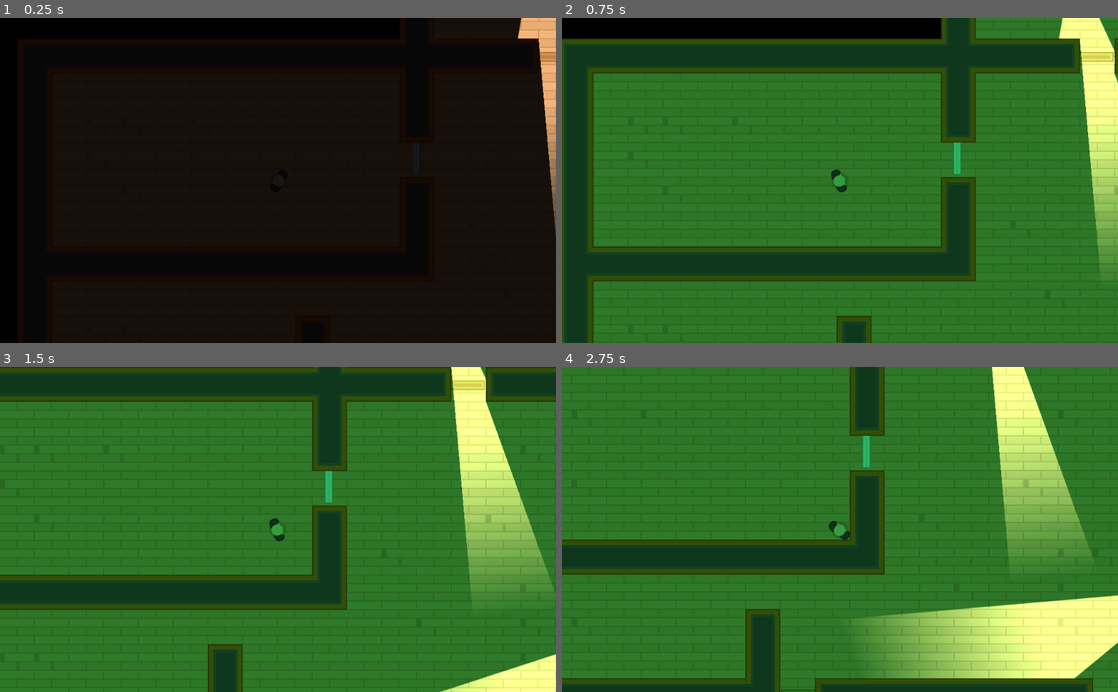
Above: before the commit, frames 1-4 (two rows, left to right).
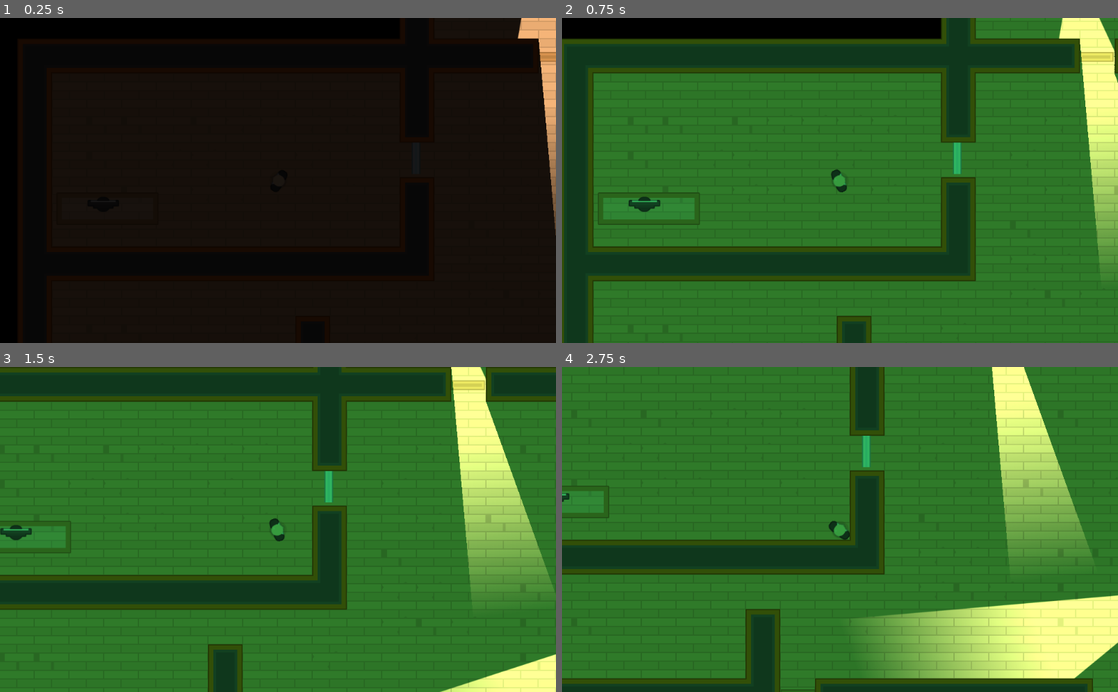
Above: after the commit, the same moments.

Repository: adam-spice/espionage_inc
Game: Godot game, scene res://Levels/Level1.tscn
Same seed, same stepped clock (60 frames per second), same inputs: the game is played once before the commit and once after it.
Inputs (mouse positions are in pixels of both pictures, inside the frame that each line leads up to):
- Up to frame 1 (0.25 s): no input
- Up to frame 2 (0.75 s): tap Enter at 0.5 s; move the mouse to (1117, 57) at 0.52 s; hold D (move_right) from 0.53 s (still down); hold Space (toggle_vision_mode) from 0.53 s (still down); click (1117, 57) at 0.67 s
- Up to frame 3 (1.5 s): move the mouse to (339, 506) at 1.27 s; release D (move_right) at 1.28 s; release Space (toggle_vision_mode) at 1.28 s; hold S (move_down) from 1.28 s (still down); tap Space (toggle_vision_mode) at 1.35 s; click (339, 506) at 1.42 s
- Up to frame 4 (2.75 s): move the mouse to (895, 458) at 2.02 s; release S (move_down) at 2.03 s; hold D (move_right) from 2.03 s (still down); hold Space (toggle_vision_mode) from 2.03 s (still down); click (895, 458) at 2.17 s

The runs differ from the first frame. In frame 2, 0.3% of the frame differs, in the area x 6-25%, y 53-64%; in frame 3, 0.3%; in frame 4, 0.1%.
Error in both runs: Invalid get index '0' (on base: 'PoolVector2Array'). (res://Characters/NPC/Gaurd.gd:22)

Commit message:
added a basic computer with working popup

Diff:
--- a/Characters/Player.tscn
+++ b/Characters/Player.tscn
@@ -5,7 +5,7 @@
 [ext_resource path="res://Characters/Player.gd" type="Script" id=3]
 
 [node name="Player" instance=ExtResource( 1 )]
-collision_mask = 6
+collision_mask = 14
 script = ExtResource( 3 )
 
 [node name="Sprite" parent="." index="0"]
--- /dev/null
+++ b/Computer/Computer.gd
@@ -0,0 +1,18 @@
+extends Node2D
+
+
+var can_click = false
+
+
+func _on_Area2D_body_entered(body):
+	can_click = true
+
+
+func _on_Area2D_body_exited(body):
+	can_click = false
+	$CanvasLayer/ComputerPopup.hide()
+
+
+func _on_Area2D_input_event(viewport, event, shape_idx):
+	if Input.is_mouse_button_pressed(BUTTON_LEFT) and can_click:
+		$CanvasLayer/ComputerPopup.popup_centered()
--- a/Computer/Computer.tscn
+++ b/Computer/Computer.tscn
@@ -1,24 +1,31 @@
-[gd_scene load_steps=3 format=2]
+[gd_scene load_steps=5 format=2]
 
 [ext_resource path="res://GFX/PNG/Tiles/tile_537.png" type="Texture" id=1]
+[ext_resource path="res://Computer/Computer.gd" type="Script" id=2]
+[ext_resource path="res://Computer/ComputerPopup.tscn" type="PackedScene" id=3]
 
 [sub_resource type="RectangleShape2D" id=1]
 extents = Vector2( 48, 32 )
 
 [node name="Computer" type="Node2D"]
+script = ExtResource( 2 )
 
 [node name="Sprite" type="Sprite" parent="."]
 rotation = 1.5708
 texture = ExtResource( 1 )
 
 [node name="Area2D" type="Area2D" parent="."]
+position = Vector2( -32, 0 )
+collision_layer = 8
 
 [node name="CollisionShape2D" type="CollisionShape2D" parent="Area2D"]
+visible = false
 position = Vector2( 64, 0 )
 shape = SubResource( 1 )
 
 [node name="CanvasLayer" type="CanvasLayer" parent="."]
 
-[node name="ComputerPopup" type="Popup" parent="CanvasLayer"]
-margin_right = 40.0
-margin_bottom = 40.0
+[node name="ComputerPopup" parent="CanvasLayer" instance=ExtResource( 3 )]
+[connection signal="body_entered" from="Area2D" to="." method="_on_Area2D_body_entered"]
+[connection signal="body_exited" from="Area2D" to="." method="_on_Area2D_body_exited"]
+[connection signal="input_event" from="Area2D" to="." method="_on_Area2D_input_event"]
--- /dev/null
+++ b/Computer/ComputerPopup.tscn
@@ -0,0 +1,70 @@
+[gd_scene load_steps=5 format=2]
+
+[ext_resource path="res://Interface/Theme.tres" type="Theme" id=1]
+[ext_resource path="res://GFX/Interface/PNG/glassPanel.png" type="Texture" id=2]
+[ext_resource path="res://GFX/Interface/PNG/metalPanel.png" type="Texture" id=3]
+[ext_resource path="res://GFX/Interface/PNG/dotGreen.png" type="Texture" id=4]
+
+[node name="ComputerPopup" type="Popup"]
+margin_right = 40.0
+margin_bottom = 40.0
+rect_min_size = Vector2( 600, 480 )
+__meta__ = {
+"_edit_use_anchors_": false
+}
+
+[node name="NinePatchRect" type="NinePatchRect" parent="."]
+anchor_right = 1.0
+anchor_bottom = 1.0
+texture = ExtResource( 3 )
+patch_margin_left = 10
+patch_margin_top = 10
+patch_margin_right = 10
+patch_margin_bottom = 10
+
+[node name="CenterContainer" type="CenterContainer" parent="NinePatchRect"]
+anchor_right = 1.0
+anchor_bottom = 1.0
+margin_left = 20.0
+margin_top = 20.0
+margin_right = -20.0
+margin_bottom = -20.0
+__meta__ = {
+"_edit_use_anchors_": false
+}
+
+[node name="NinePatchRect" type="NinePatchRect" parent="NinePatchRect/CenterContainer"]
+margin_right = 560.0
+margin_bottom = 440.0
+rect_min_size = Vector2( 560, 440 )
+texture = ExtResource( 2 )
+patch_margin_left = 10
+patch_margin_top = 10
+patch_margin_right = 10
+patch_margin_bottom = 10
+
+[node name="Label" type="Label" parent="NinePatchRect/CenterContainer/NinePatchRect"]
+anchor_right = 1.0
+anchor_bottom = 1.0
+margin_left = 20.0
+margin_top = 20.0
+margin_right = -20.0
+margin_bottom = -20.0
+theme = ExtResource( 1 )
+custom_colors/font_color = Color( 0, 0, 0, 1 )
+text = "TEST"
+__meta__ = {
+"_edit_use_anchors_": false
+}
+
+[node name="TextureRect" type="TextureRect" parent="."]
+anchor_left = 1.0
+anchor_top = 1.0
+anchor_right = 1.0
+anchor_bottom = 1.0
+margin_left = -24.0
+margin_top = -16.0001
+margin_right = -14.0
+margin_bottom = -6.00006
+texture = ExtResource( 4 )
+expand = true
--- a/Interface/NumPad.tscn
+++ b/Interface/NumPad.tscn
@@ -1,40 +1,13 @@
-[gd_scene load_steps=19 format=2]
+[gd_scene load_steps=12 format=2]
 
 [ext_resource path="res://GFX/Interface/PNG/metalPanel.png" type="Texture" id=1]
-[ext_resource path="res://GFX/Interface/Fonts/kenvector_future.ttf" type="DynamicFontData" id=2]
+[ext_resource path="res://Interface/Theme.tres" type="Theme" id=2]
 [ext_resource path="res://GFX/Interface/PNG/glassPanel.png" type="Texture" id=3]
-[ext_resource path="res://Interface/button_normal_style.tres" type="StyleBox" id=4]
-[ext_resource path="res://Interface/button_pressed_style.tres" type="StyleBox" id=5]
-[ext_resource path="res://Interface/button_hover_style.tres" type="StyleBox" id=6]
 [ext_resource path="res://GFX/Interface/PNG/dotRed.png" type="Texture" id=7]
 [ext_resource path="res://GFX/Interface/PNG/metalPanel_redCorner.png" type="Texture" id=8]
-[ext_resource path="res://GFX/Interface/Fonts/kenvector_future_thin.ttf" type="DynamicFontData" id=9]
 [ext_resource path="res://GFX/Interface/PNG/metalPanel_blueCorner.png" type="Texture" id=10]
 [ext_resource path="res://GFX/Interface/PNG/metalPanel_yellowCorner.png" type="Texture" id=11]
 [ext_resource path="res://Interface/NumPad.gd" type="Script" id=12]
-
-[sub_resource type="DynamicFont" id=1]
-size = 18
-use_filter = true
-font_data = ExtResource( 9 )
-
-[sub_resource type="DynamicFont" id=2]
-size = 24
-font_data = ExtResource( 2 )
-
-[sub_resource type="Theme" id=3]
-default_font = SubResource( 2 )
-Button/colors/font_color = Color( 0, 0, 0, 1 )
-Button/colors/font_color_disabled = Color( 0.9, 0.9, 0.9, 0.2 )
-Button/colors/font_color_hover = Color( 0, 0, 0, 1 )
-Button/colors/font_color_pressed = Color( 0, 0, 0, 1 )
-Button/constants/hseparation = 2
-Button/fonts/font = SubResource( 1 )
-Button/styles/disabled = null
-Button/styles/focus = null
-Button/styles/hover = ExtResource( 6 )
-Button/styles/normal = ExtResource( 4 )
-Button/styles/pressed = ExtResource( 5 )
 
 [sub_resource type="StyleBoxTexture" id=4]
 texture = ExtResource( 8 )
@@ -53,7 +26,7 @@
 margin_bottom = 40.0
 rect_min_size = Vector2( 300, 400 )
 mouse_filter = 2
-theme = SubResource( 3 )
+theme = ExtResource( 2 )
 script = ExtResource( 12 )
 __meta__ = {
 "_edit_use_anchors_": false
--- /dev/null
+++ b/Interface/Theme.tres
@@ -0,0 +1,39 @@
+[gd_resource type="Theme" load_steps=8 format=2]
+
+[ext_resource path="res://GFX/Interface/Fonts/kenvector_future.ttf" type="DynamicFontData" id=1]
+[ext_resource path="res://Interface/button_normal_style.tres" type="StyleBox" id=2]
+[ext_resource path="res://GFX/Interface/Fonts/kenvector_future_thin.ttf" type="DynamicFontData" id=3]
+[ext_resource path="res://Interface/button_hover_style.tres" type="StyleBox" id=4]
+[ext_resource path="res://Interface/button_pressed_style.tres" type="StyleBox" id=5]
+
+[sub_resource type="DynamicFont" id=1]
+size = 18
+use_filter = true
+font_data = ExtResource( 3 )
+
+[sub_resource type="DynamicFont" id=2]
+size = 24
+font_data = ExtResource( 1 )
+
+[resource]
+default_font = SubResource( 2 )
+Button/colors/font_color = Color( 0, 0, 0, 1 )
+Button/colors/font_color_disabled = Color( 0.9, 0.9, 0.9, 0.2 )
+Button/colors/font_color_hover = Color( 0, 0, 0, 1 )
+Button/colors/font_color_pressed = Color( 0, 0, 0, 1 )
+Button/constants/hseparation = 2
+Button/fonts/font = SubResource( 1 )
+Button/styles/disabled = null
+Button/styles/focus = null
+Button/styles/hover = ExtResource( 4 )
+Button/styles/normal = ExtResource( 2 )
+Button/styles/pressed = ExtResource( 5 )
+Label/colors/font_color = Color( 1, 1, 1, 1 )
+Label/colors/font_color_shadow = Color( 0, 0, 0, 0 )
+Label/colors/font_outline_modulate = Color( 1, 1, 1, 1 )
+Label/constants/line_spacing = 3
+Label/constants/shadow_as_outline = 0
+Label/constants/shadow_offset_x = 1
+Label/constants/shadow_offset_y = 1
+Label/fonts/font = null
+Label/styles/normal = null
--- a/Levels/Level1.tscn
+++ b/Levels/Level1.tscn
@@ -1,10 +1,11 @@
-[gd_scene load_steps=6 format=2]
+[gd_scene load_steps=7 format=2]
 
 [ext_resource path="res://Levels/TemplateLevel.tscn" type="PackedScene" id=1]
 [ext_resource path="res://Characters/NPC/SecCamera.tscn" type="PackedScene" id=2]
 [ext_resource path="res://Characters/NPC/Gaurd.tscn" type="PackedScene" id=3]
 [ext_resource path="res://Doors/Door.tscn" type="PackedScene" id=4]
 [ext_resource path="res://Doors/LockedDoor.tscn" type="PackedScene" id=5]
+[ext_resource path="res://Computer/Computer.tscn" type="PackedScene" id=6]
 
 [node name="Level1" instance=ExtResource( 1 )]
 
@@ -41,7 +42,9 @@
 position = Vector2( -494.441, 506.428 )
 
 [node name="Furniture" parent="Navigation2D" index="2"]
-tile_data = PoolIntArray( 65551, 1610612740, 0, 65552, 1610612739, 0, 65553, 1610612739, 0, 65554, 1610612739, 0, 65555, 1610612738, 0, 393232, 1, 0 )
+collision_layer = 2
+collision_mask = 5
+tile_data = PoolIntArray( -131084, 2, 0, -131083, 3, 0, -131082, 4, 0, 65551, 1610612740, 0, 65552, 1610612739, 0, 65553, 1610612739, 0, 65554, 1610612739, 0, 65555, 1610612738, 0, 393232, 1, 0 )
 
 [node name="SecCamera" parent="Cameras" index="0" instance=ExtResource( 2 )]
 position = Vector2( 329.914, 223.47 )
@@ -92,4 +95,8 @@
 position = Vector2( -104, -256 )
 rotation = 1.5708
 
+[node name="Computer" parent="Computers" index="0" instance=ExtResource( 6 )]
+position = Vector2( -680, -168 )
+rotation = -1.57079
+
 [editable path="Player"]
--- a/Levels/TemplateLevel.tscn
+++ b/Levels/TemplateLevel.tscn
@@ -182,4 +182,6 @@
 
 [node name="LokedDoors" type="Node" parent="."]
 
+[node name="Computers" type="Node" parent="."]
+
 [editable path="Player"]
--- a/project.godot
+++ b/project.godot
@@ -56,6 +56,7 @@
 2d_physics/layer_1="Player"
 2d_physics/layer_2="Tilemap"
 2d_physics/layer_3="NPC"
+2d_physics/layer_4="Computers"
 
 [rendering]
 
